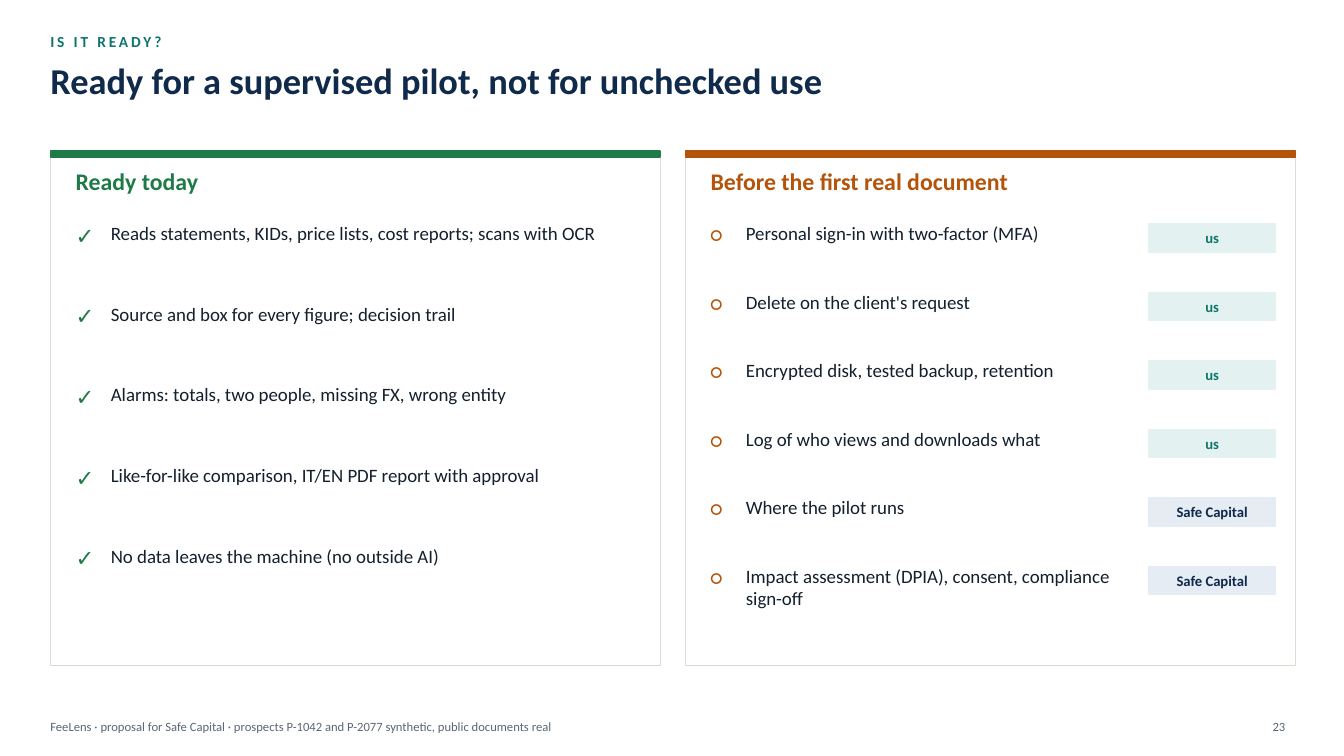
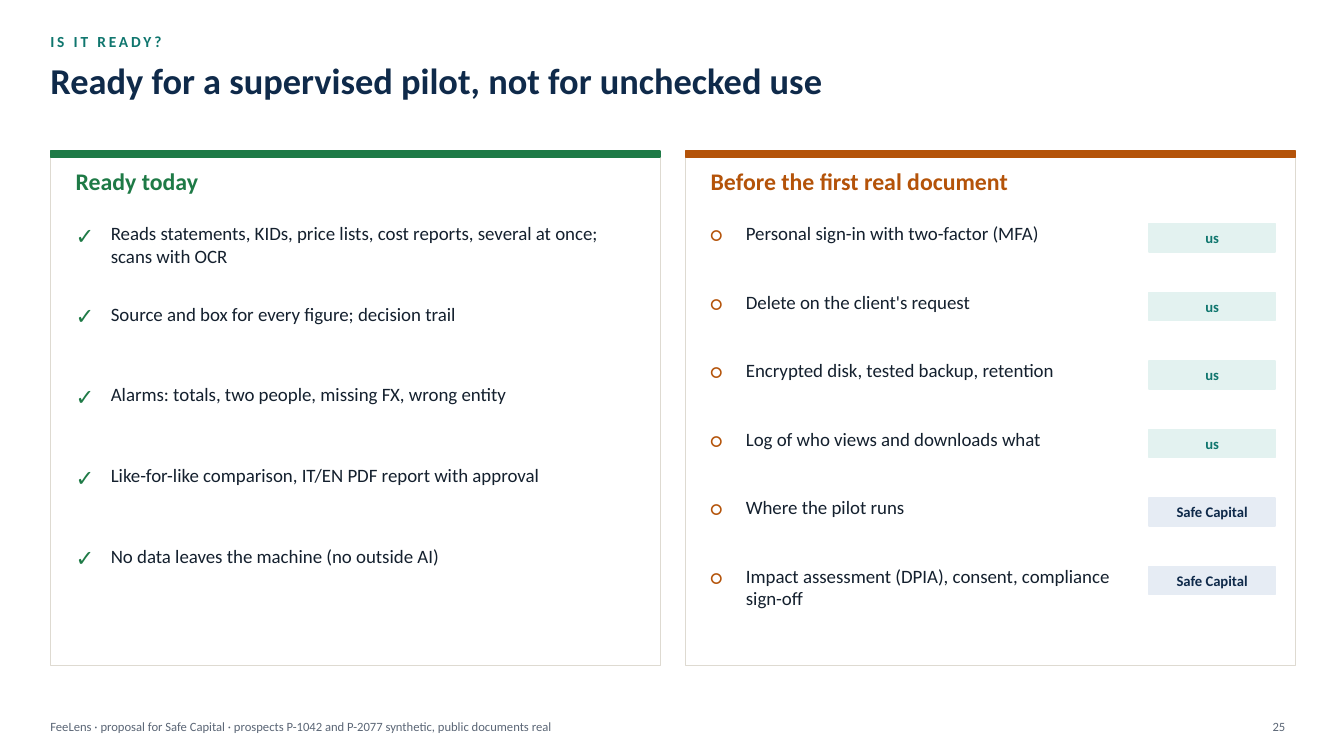
Before and after one commit to rossotti-alessandro/PortfolioCostEngine, a slide deck: slide 25 of slides/FeeLens_Proposal_EN.pptx (slide 23 before the commit). Drawn at 1344x756 pixels with LibreOffice and Linux fonts; fonts in the diff are those of the drawing. Boxes give left, top, right and bottom in pixels: in the first picture for what was removed or moved away, otherwise in the second. Text is boxed around its words. In the diff, an @@ line names an element or a change of style, - is before the commit and + after.

```diff
--- a/slides/FeeLens_Proposal_EN.pptx
+++ b/slides/FeeLens_Proposal_EN.pptx
@@ text at (111, 227, 597, 263): text changed @@
-Reads statements, KIDs, price lists, cost reports; scans with OCR
+Reads statements, KIDs, price lists, cost reports, several at once; scans with OCR
```
Also in this commit, not shown: 16 other slides changed, 2 slides added, 36 other files.
